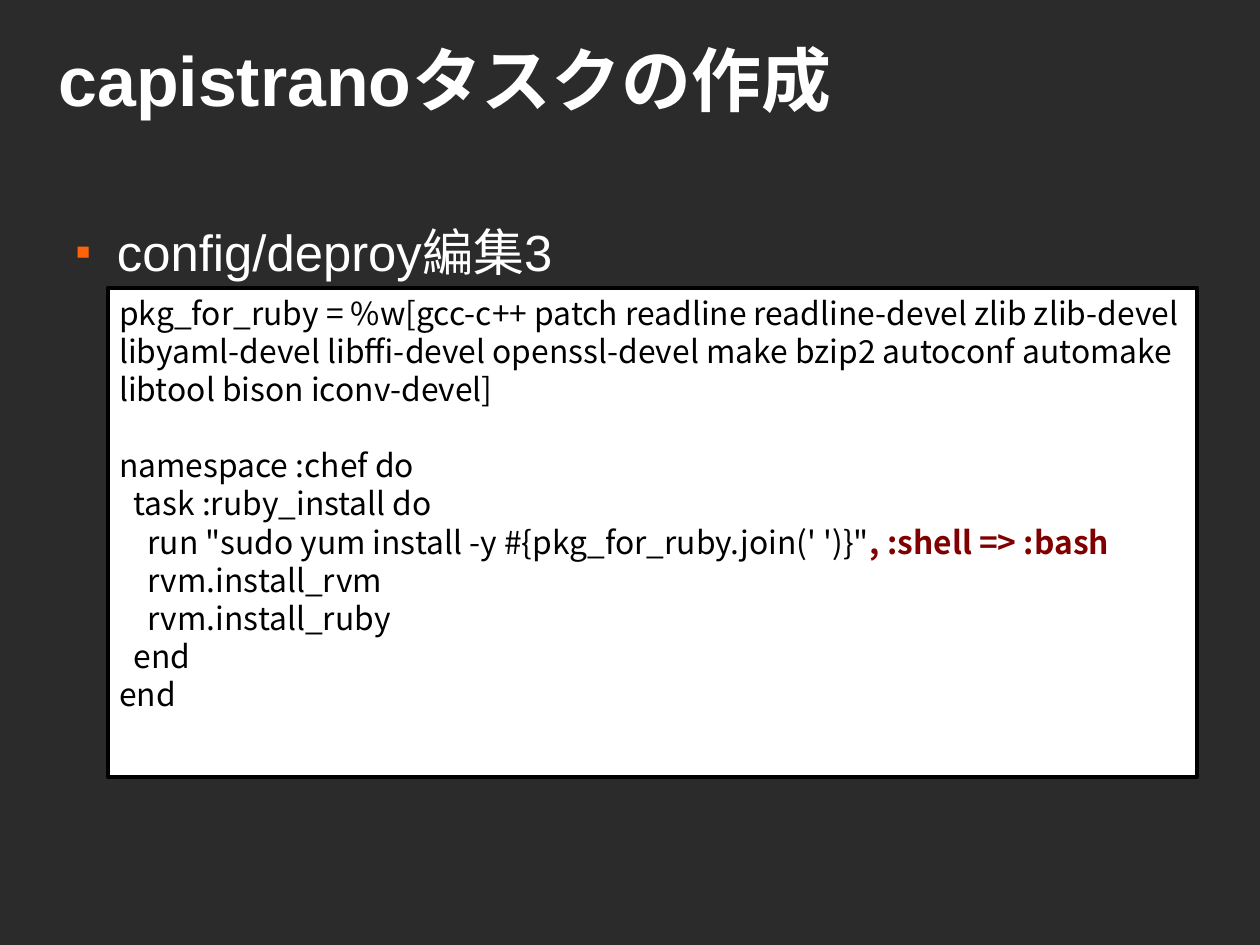
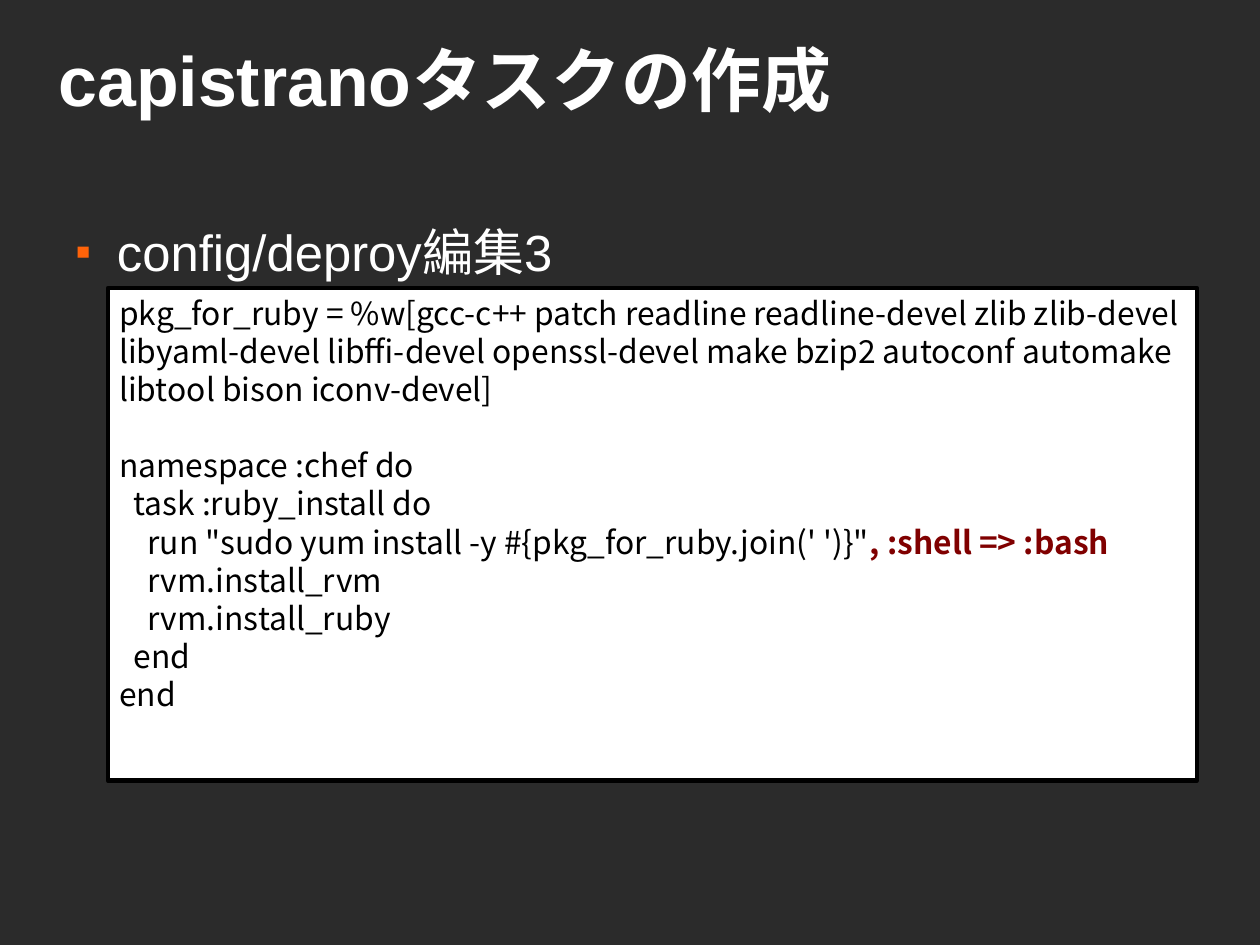
Before and after one commit to sendagayarb/mokmok_2012-05-28, a slide deck: slide 14 of fukajun/capistrano.odp. Drawn at 1260x945 pixels with LibreOffice and Linux fonts; fonts in the diff are those of the drawing; background and template pictures are left out; a plain dark background stands for a picture behind light text. Boxes give left, top, right and bottom in pixels: in the first picture for what was removed or moved away, otherwise in the second. Text is boxed around its words. In the diff, an @@ line names an element or a change of style, - is before the commit and + after.

```diff
--- a/fukajun/capistrano.odp
+++ b/fukajun/capistrano.odp
@@ rectangle "pkg_for_ruby = %w[gcc-c++ patch readline ...": place and size @@
-rectangle "pkg_for_ruby = %w[gcc-c++ patch readline ..." at (107,288,1197,777)
+rectangle "pkg_for_ruby = %w[gcc-c++ patch readline ..." at (107,288,1197,781)
```
Also in this commit, not shown: 1 slide added.
